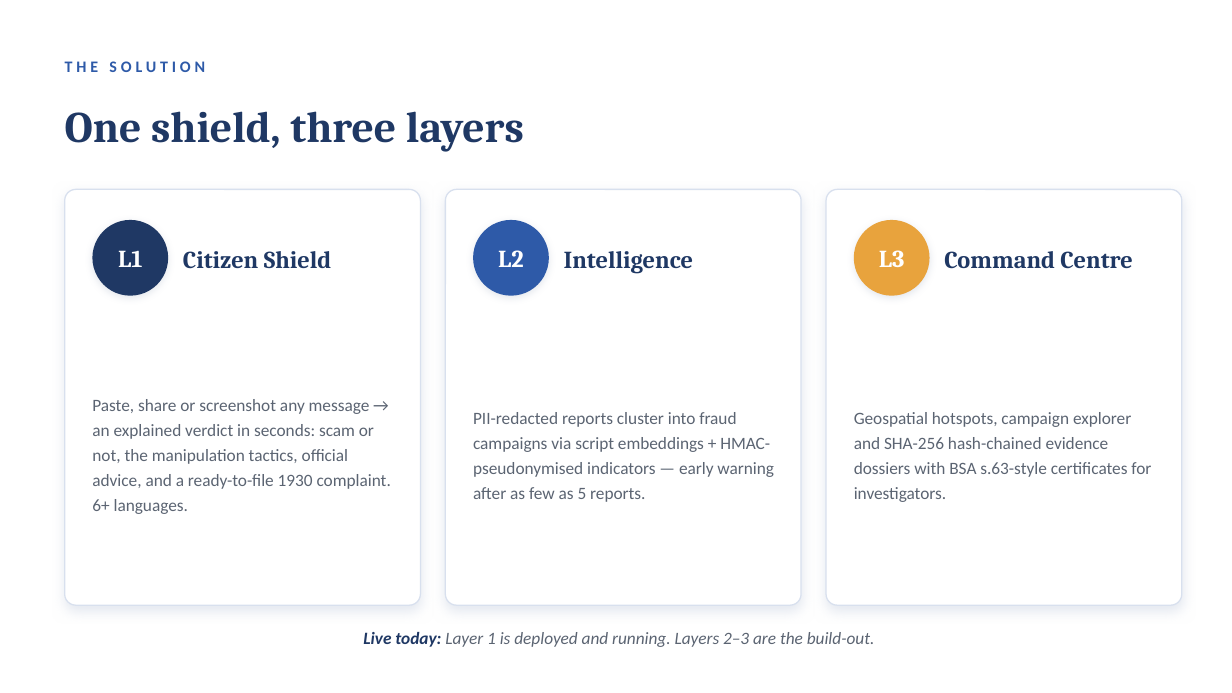
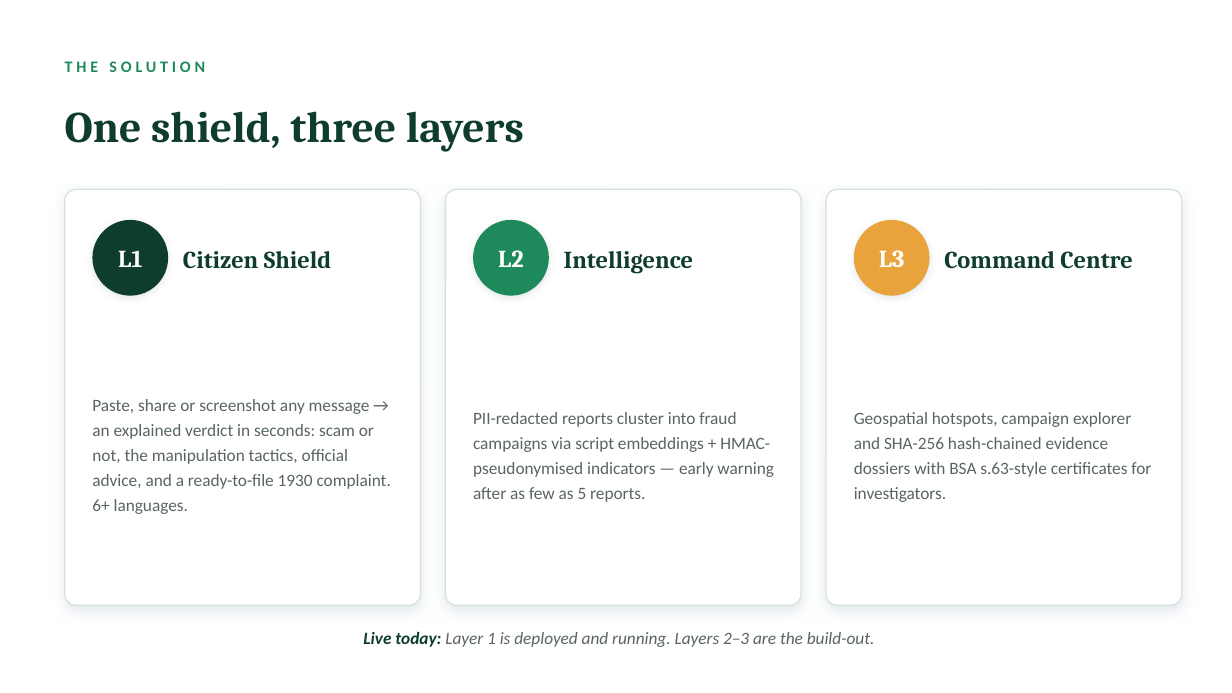
Before and after one commit to aditya501gupta/dhaal, a slide deck: slide 4 of deck/DHAAL_pitch.pptx. Drawn at 1232x693 pixels with LibreOffice and Linux fonts; fonts in the diff are those of the drawing. Boxes give left, top, right and bottom in pixels: in the first picture for what was removed or moved away, otherwise in the second. Text is boxed around its words. In the diff, an @@ line names an element or a change of style, - is before the commit and + after.

```diff
--- a/deck/DHAAL_pitch.pptx
+++ b/deck/DHAAL_pitch.pptx
@@ text "THE SOLUTION" at [65,61,205,72]: text colour #2E5AA8 to #1E8A5B @@
@@ outline #D8E0EE 1 pt to #D3E4DA 1 pt in 3 elements at [65,189,421,605], [445,189,801,605], [826,189,1182,605] @@
@@ ellipse at [92,220,168,296]: fill #1F3864 to #0E3D2C @@
@@ ellipse at [473,220,549,296]: fill #2E5AA8 to #1E8A5B @@
@@ text colour #1F3864 to #0E3D2C in 4 elements at [65,111,524,152], [183,251,332,269], [564,251,694,274], [944,251,1132,269] @@
@@ text colour #5B6472 to #59665E in 3 elements at [92,399,391,514], [473,412,774,502], [854,412,1151,502] @@
@@ text "Live today: Layer 1 is ..." at [363,632,875,647]: text colour #1F3864 to #0E3D2C in "Live today:"; text colour #5B6472 to #59665E in "Layer 1 is deployed and running. Layers ..." @@
```
Also in this commit, not shown: 11 other slides changed, 1 slide added, 22 other files.
